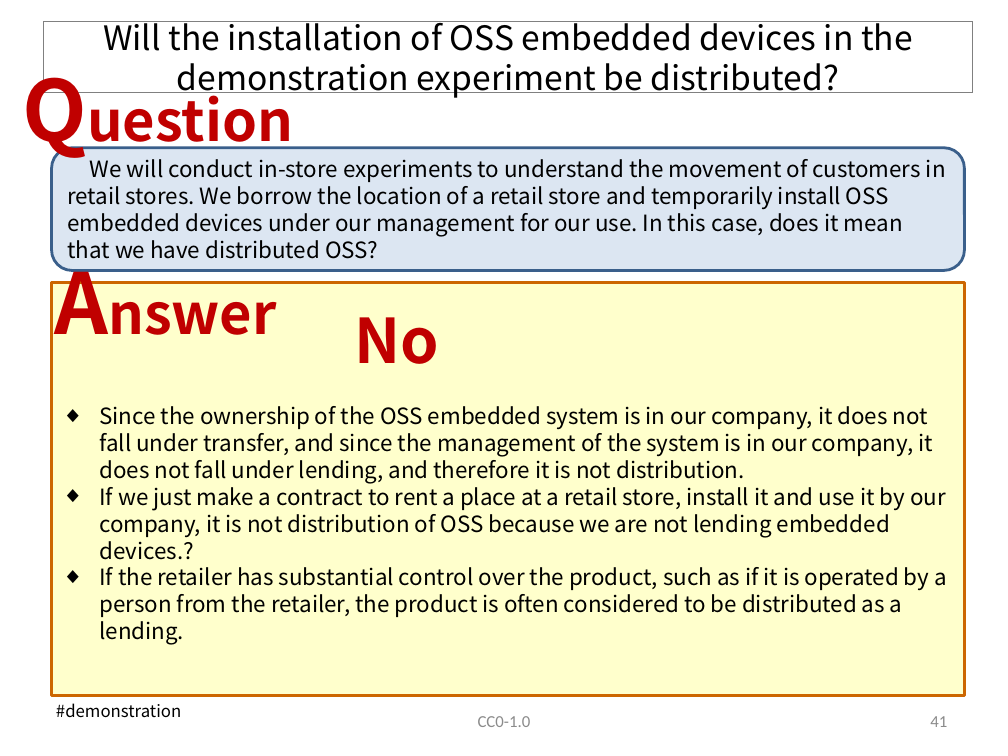
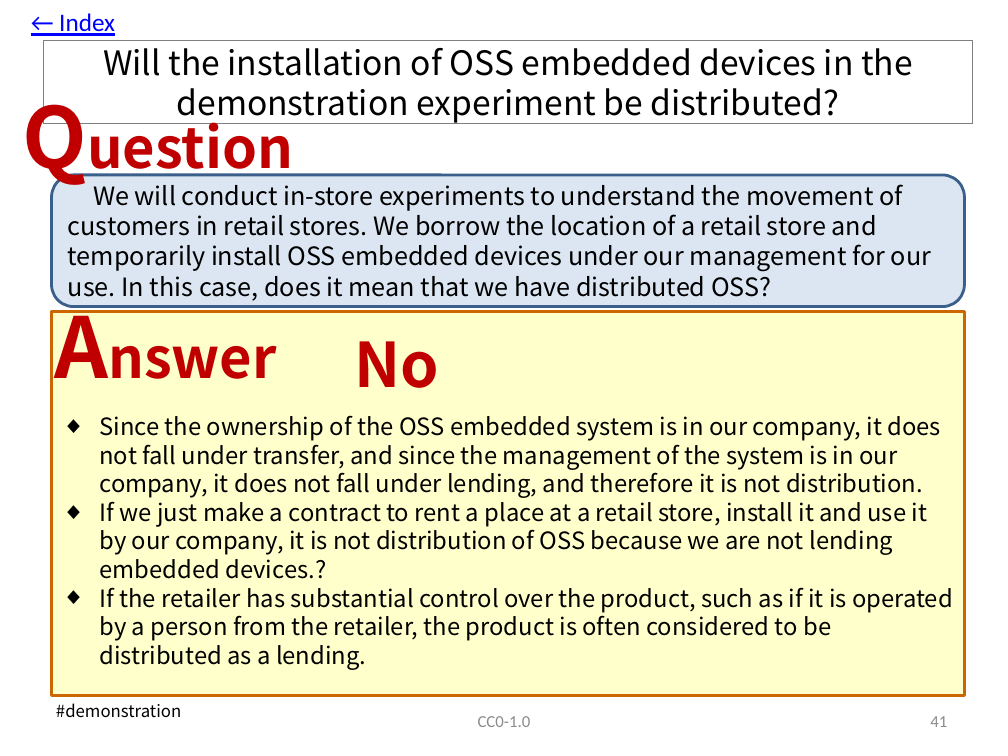
Before and after one commit to OpenChain-Project/OpenChain-JWG, a slide deck: slide 42 of Education_Material/FAQ/Misunderstandings_of_OSS_licenses_CC0.pptx. Drawn at 1008x756 pixels with LibreOffice and Linux fonts; fonts in the diff are those of the drawing. Boxes give left, top, right and bottom in pixels: in the first picture for what was removed or moved away, otherwise in the second. Text is boxed around its words. In the diff, an @@ line names an element or a change of style, - is before the commit and + after.

Commit message:
Update to V7.1. Added a link to the index.

```diff
--- a/Education_Material/FAQ/Misunderstandings_of_OSS_licenses_CC0.pptx
+++ b/Education_Material/FAQ/Misunderstandings_of_OSS_licenses_CC0.pptx
@@ text added at box(59, 13, 115, 36), 18 pt, text #0000FF, underline @@
+← Index
@@ title "Will the installation of OSS ...": place and size @@
-title "Will the installation of OSS ..." at box(43, 22, 972, 93)
+title "Will the installation of OSS ..." at box(43, 40, 972, 124)
@@ text "Question": place and size @@
-text "Question" at box(12, 52, 322, 164)
+text "Question" at box(12, 80, 322, 192)
@@ rounded rectangle "We will conduct in-store experiments ...": place and size @@
-rounded rectangle "We will conduct in-store experiments ..." at box(51, 148, 965, 271)
+rounded rectangle "We will conduct in-store experiments ..." at box(51, 175, 965, 307)
@@ rounded rectangle "We will conduct in-store experiments ..." at box(51, 175, 965, 307): size 16 to 18 pt @@
@@ text "Answer": place and size @@
-text "Answer" at box(44, 246, 309, 358)
+text "Answer" at box(44, 290, 309, 402)
@@ rectangle: place and size @@
-rectangle at box(51, 282, 965, 696)
+rectangle at box(51, 311, 965, 696)
@@ text "No": place and size @@
-text "No" at box(354, 317, 439, 364)
+text "No" at box(354, 341, 439, 388)
@@ text "Since the ownership of the ...": place and size @@
-text "Since the ownership of the ..." at box(99, 406, 947, 645)
+text "Since the ownership of the ..." at box(99, 415, 953, 670)
@@ text "Since the ownership of the ..." at box(99, 415, 953, 670): size 16 to 17 pt @@
```
Also in this commit, not shown: 55 other slides changed.
